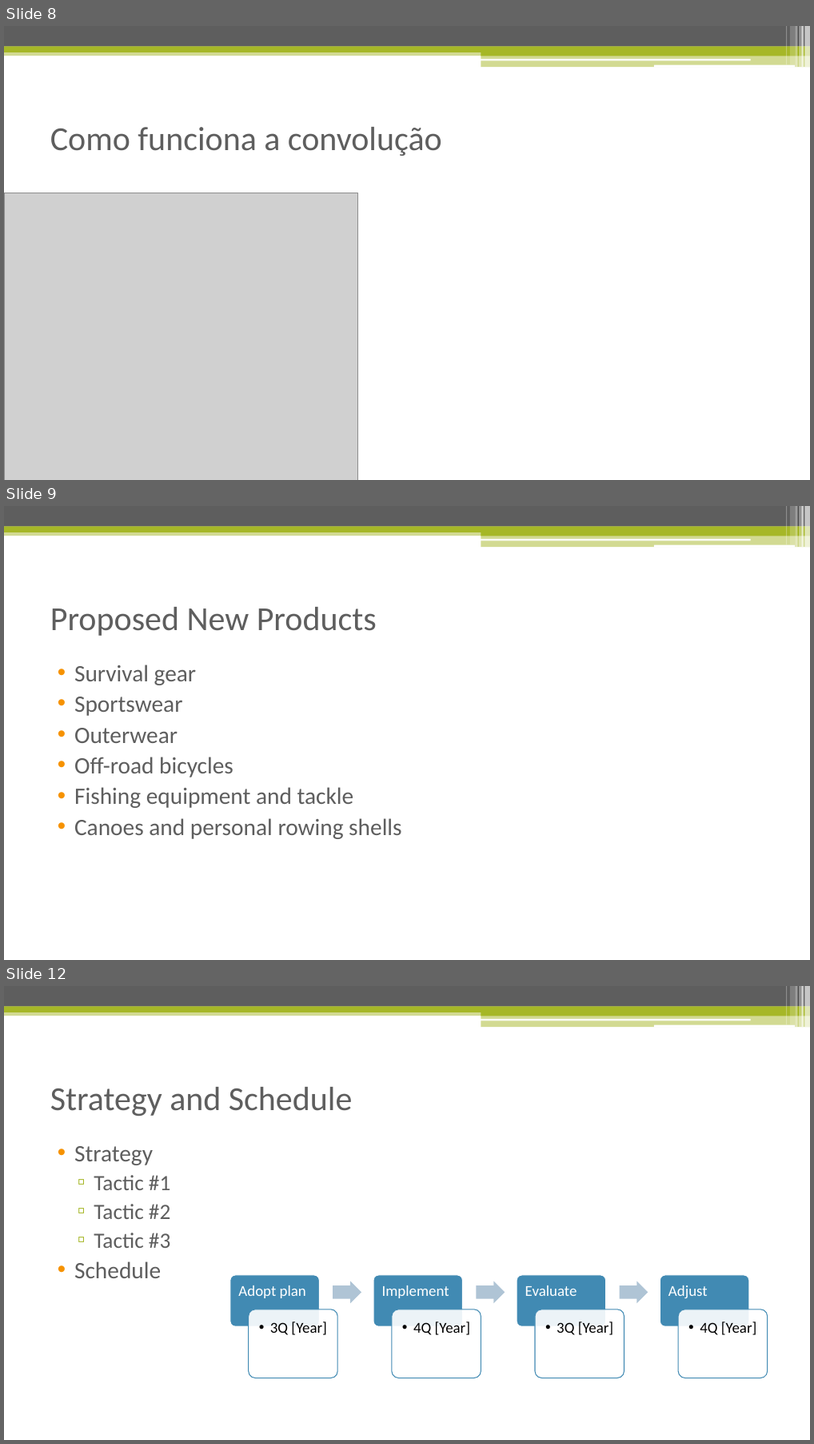
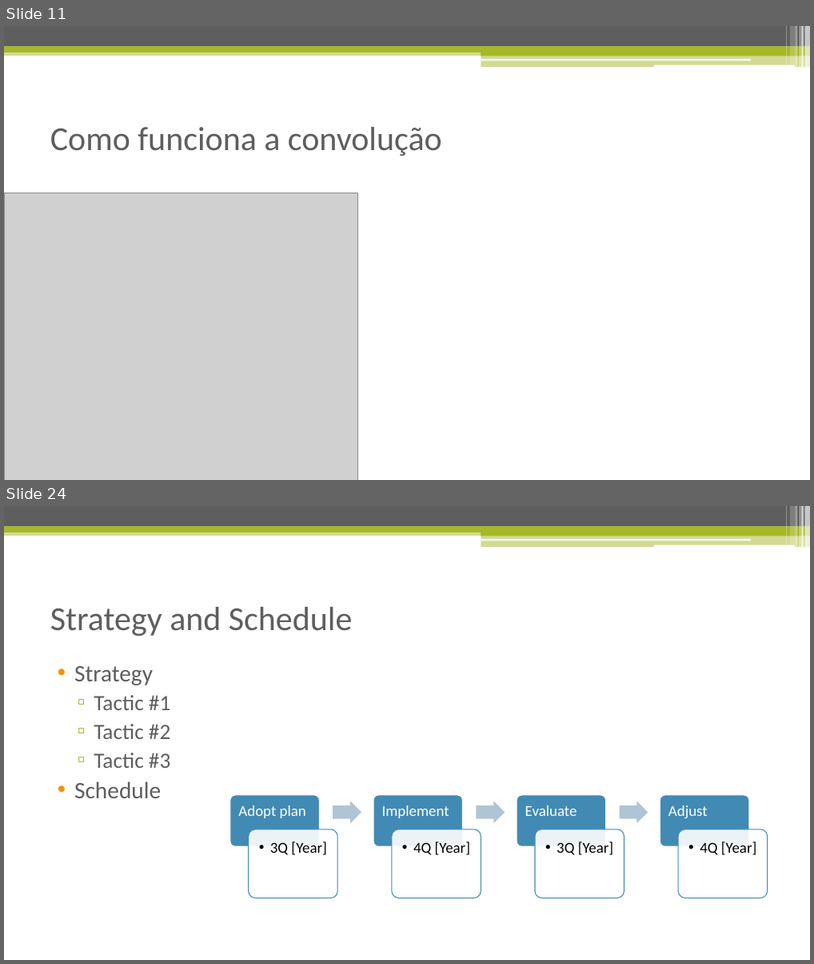
Before and after one commit to isacra/isacradoctoralstuffs, a slide deck: Apresentacoes/Redes Neurais Convolucionais.pptx. Shown one above the other, each under a label of ours: slides 8, 9 and 12 before the commit, slides 11 and 24 after it; the slides between them are not shown. The pictures are 814x1444 and 814x964 pixels, drawn with LibreOffice and Linux fonts; fonts in the diff are those of the drawing; grey boxes stand for pictures. Boxes give left, top, right and bottom in pixels: in the first picture for what was removed or moved away, otherwise in the second. Text is boxed around its words. In the diff, an @@ line names an element or a change of style, - is before the commit and + after.

```diff
--- a/Apresentacoes/Redes Neurais Convolucionais.pptx
+++ b/Apresentacoes/Redes Neurais Convolucionais.pptx
@@ slide 9 removed at (x1=4, y1=506, x2=810, y2=960), background #FFFFFF; not listed: 13 template elements that a slide beside it also shows @@
@@ title removed at (x1=50, y1=607, x2=377, y2=636) @@
-Proposed New Products
@@ text removed at (x1=74, y1=664, x2=402, y2=839) @@
-• Survival gear
-• Sportswear
-• Outerwear
-• Off-road bicycles
-• Fishing equipment and tackle
-• Canoes and personal rowing shells
@@ what was slide 8 is now slide 11 @@
@@ what was slide 12 is now slide 24 @@
```
Also in this commit, not shown: 1 slide changed, 16 slides added, 7 other slides removed.
